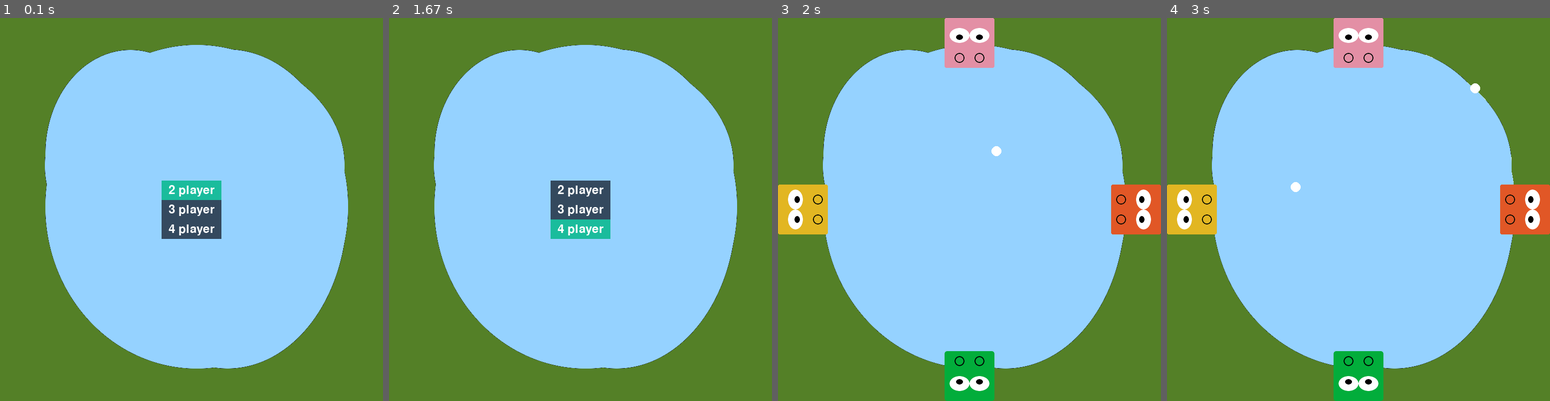
Above: before the commit, frames 1-4 (left to right).
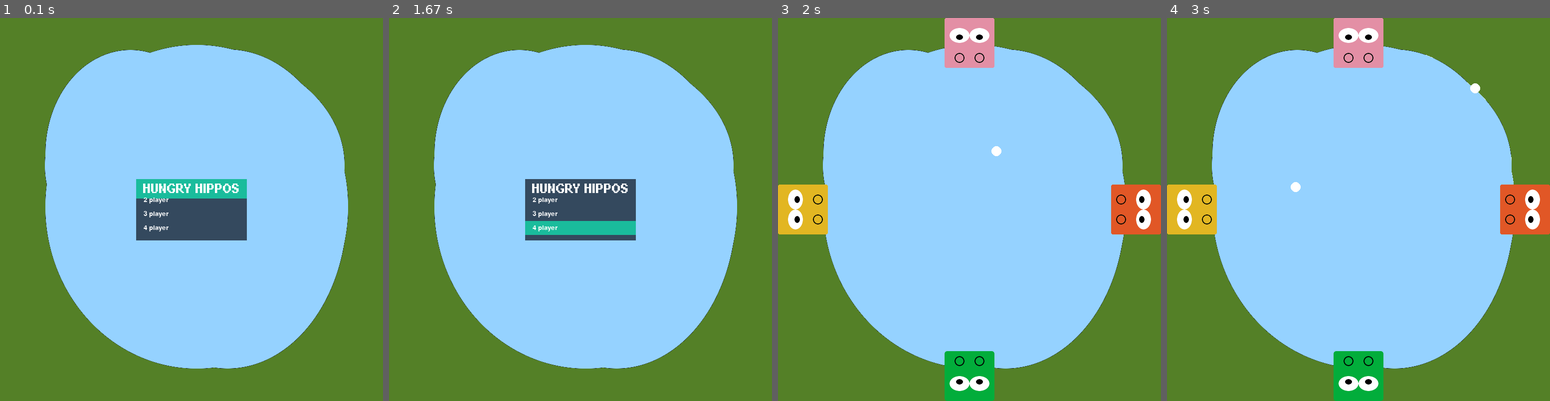
Above: after the commit, the same moments.

Repository: BradStevenson/HungryHippos-Pygame
Game: pygame game, started from hungryHippos.py
Two runs of this game, one before a commit and one after it. Both use one fixed random seed, a clock stepped at 60 frames per second and the inputs below. The source is Python 2; it was converted automatically to run under Python 3.
Inputs:
- Up to frame 1 (0.1 s): no input
- Up to frame 2 (1.67 s): hold Up 0.33-0.8 s
- Up to frame 3 (2 s): tap Enter at 1.83 s
- Up to frame 4 (3 s): tap Z at 2.17 s

The runs differ from the first frame. In frame 1, 2.9% of the frame differs, in the area x 35-65%, y 42-59%; in frame 2, 3.0%; in frame 3, nothing differs; in frame 4, nothing differs.

Commit message:
Added stylized fonts

Diff:
--- a/hungryHippos.py
+++ b/hungryHippos.py
@@ -17,7 +17,10 @@
     dest_surface = pygame.Surface
     number_fields = 0
     background_color = (52, 73, 94)
-    font_size = 36
+    title_font = "pixelated_bold.ttf"
+    title_size = 36
+    font = "pixelated_font.ttf"
+    font_size = 20
     font_color =  (255, 255, 255)
     selection_color = (26, 188, 156)
     selection_position = 0
@@ -39,13 +42,18 @@
     	self.font_color = text
     	self.selection_color = selection
 
+    def set_font(self, title, menu):
+    	self.title_font = title
+    	self.font = menu
+
     def get_position(self):
     	return self.selection_position
 
-    def init(self, item_list, dest_surface):
+    def init(self, item_list, dest_surface, title):
     	self.field_list = item_list
     	self.dest_surface = dest_surface
     	self.number_fields = len(self.field_list)
+    	self.title = title
     	self.create_structures()
 
     def draw(self, move=0):
@@ -67,14 +75,21 @@
     def create_structures(self):
         shift = 0
         self.menu_height = 0
-        self.font = pygame.font.Font(None, self.font_size)
+        self.font = pygame.font.Font(self.font, self.font_size)
         for i in xrange(self.number_fields):
             self.field.append(self.Field())
             self.field[i].text = self.field_list[i]
-            self.field[i].field = self.font.render(self.field[i].text, 1, self.font_color)
+            if i == 0:
+           		if self.title:
+           			self.title_font = pygame.font.Font(self.title_font, self.title_size)
+           			self.field[i].field = self.title_font.render(self.field[i].text, 1, self.font_color)
+           		else:
+           			self.field[i].field = self.font.render(self.field[i].text, 1, self.font_color)
+            else:
+            	self.field[i].field = self.font.render(self.field[i].text, 1, self.font_color)
 
             self.field[i].field_rect = self.field[i].field.get_rect()
-            shift = int(self.font_size * 0.2)
+            shift = int(self.title_size * 0.2)
 
             height = self.field[i].field_rect.height
             self.field[i].field_rect.left = shift
@@ -124,10 +139,11 @@
 
 	def forward(self):
 		self.image = self.imageFwd
-		if (self.player == 2):
+		if self.player == 2:
 			self.rect = pygame.Rect((self.position[0]-100, self.position[1]), (200, 100))
-			pass
-		elif (self.player == 4):
+		elif self.player == 3:
+			self.rect = pygame.Rect(self.position, (100, 200))
+		elif self.player == 4:
 			self.rect = pygame.Rect((self.position[0], self.position[1]-100), (200, 100))
 		else:
 			self.rect = pygame.Rect(self.position, (200, 100))
@@ -224,17 +240,6 @@
 		self.score += 1
 		self.render_balls()
 
-class ScoreBalls(Sprite):
-	"""docstring for ScoreBalls"""
-	def __init__(self, Score):
-		pygame.sprite.Sprite.__init__(self)
-		self.score = Score
-
-	def render_balls(self):
-		for i in range (0, self.score):
-			pygame.draw.circle(self.image, pygame.Color(color), (i*10, 10), 10)
-
-
 def main():
 	def nop():
 		pass
@@ -261,7 +266,7 @@
 	screen.blit(background,(0, 0))
 	players = 0
 	menu = Menu()
-	menu.init([' 2 player ', ' 3 player ', ' 4 player '], screen)
+	menu.init([' HUNGRY HIPPOS ', '  2 player ', '  3 player ', '  4 player '], screen, True)
 	menu.draw()
 	clock = pygame.time.Clock()
 	start_menu = True
@@ -284,11 +289,11 @@
 			  	elif event.key == pygame.K_DOWN:
 				   	menu.draw(1)
 			  	elif event.key == pygame.K_RETURN:
-				   	if menu.get_position() == 0:
+				   	if menu.get_position() == 1:
 				   		players = 2
-				   	elif menu.get_position() == 1:
+				   	elif menu.get_position() == 2:
 				   		players = 3
-				   	elif menu.get_position() == 2:
+				   	elif menu.get_position() == 3:
 				   		players = 4
 				   	start_menu = False
 
@@ -375,7 +380,7 @@
 
 	menu = Menu()
 	winner = getWinner(scoreList)
-	menu.init(['Player '+str(winner)+' Wins!', '  Play again  ', '     Quit     '], screen)
+	menu.init(['Player '+str(winner)+' Wins!', '  Play again  ', '     Quit     '], screen, True)
 	menu.draw()
 
 	while win_menu:
@@ -393,6 +398,7 @@
 			  	elif event.key == pygame.K_RETURN:
 				   	if menu.get_position() == 1:
 				  		main()
+				  		win_menu = False
 				   	elif menu.get_position() == 2:
 				   		win_menu = False
 
Binary file added: pixelated_bold.ttf
